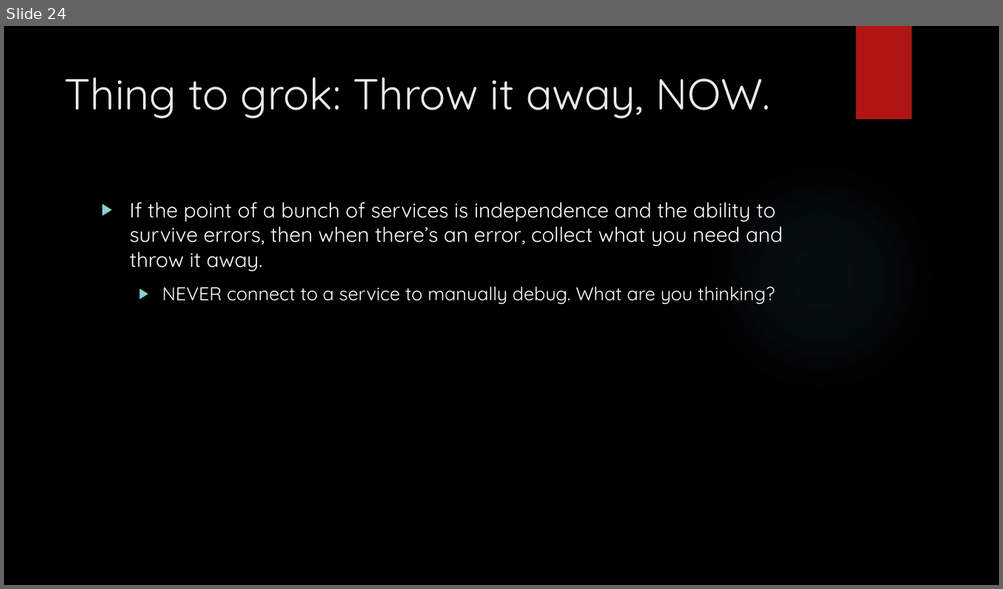
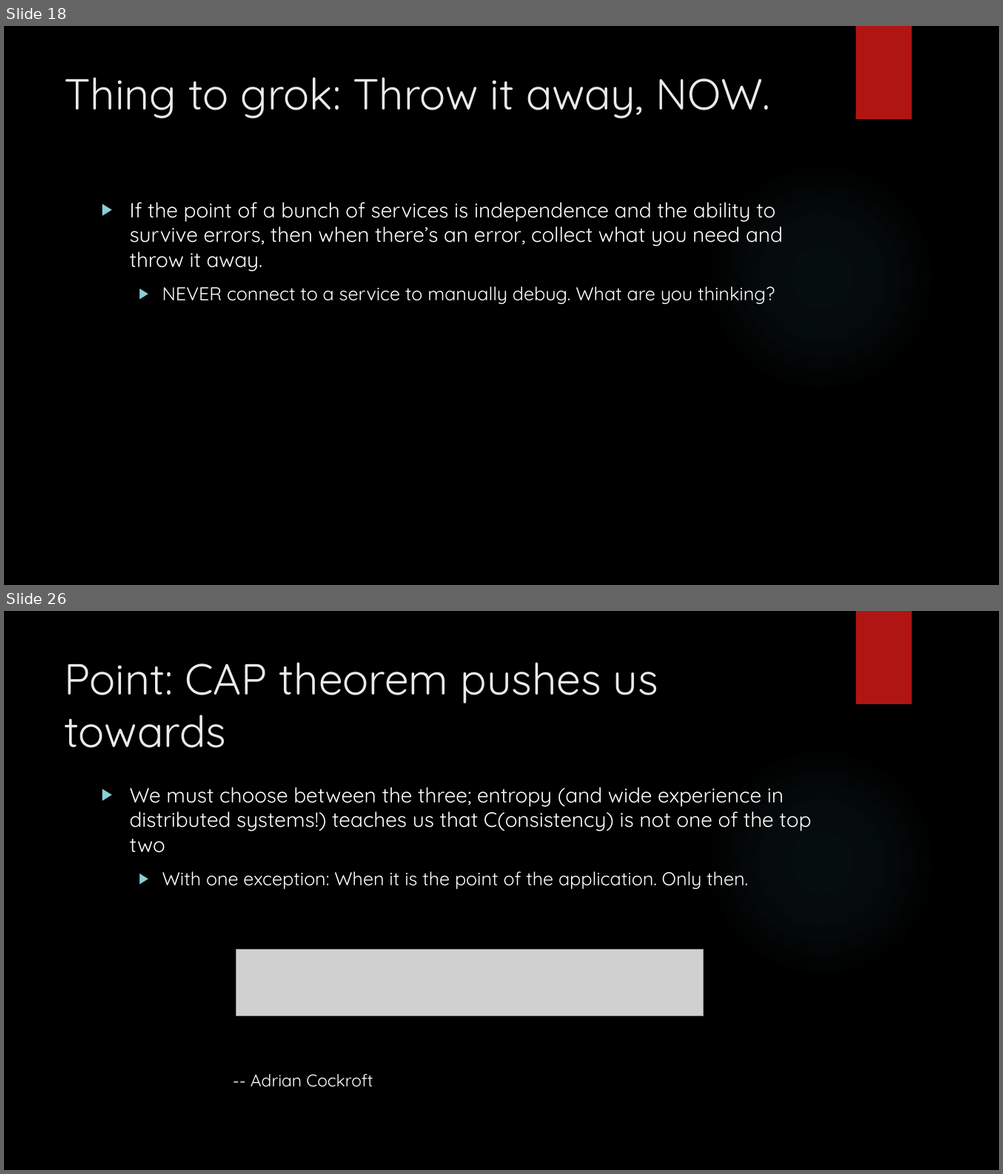
Before and after one commit to arif-aigonix/leap2015, a slide deck: Microservices Overview.pptx. Shown one above the other, each under a label of ours: slide 24 before the commit, slides 18 and 26 after it; the slides between them are not shown. The pictures are 1003x589 and 1003x1174 pixels, drawn with LibreOffice and Linux fonts; fonts in the diff are those of the drawing; grey boxes stand for pictures; background and template pictures are left out. Boxes give left, top, right and bottom in pixels: in the first picture for what was removed or moved away, otherwise in the second. Text is boxed around its words. In the diff, an @@ line names an element or a change of style, - is before the commit and + after.

```diff
--- a/Microservices Overview.pptx
+++ b/Microservices Overview.pptx
@@ slide 26 added at bbox=[4, 611, 999, 1170], background picture (left out); not listed: 2 template elements that a slide beside it also shows @@
@@ title added at bbox=[64, 662, 658, 748], 42 pt, text #EBEBEB @@
+Point: CAP theorem pushes us towards
@@ text added at bbox=[130, 787, 811, 889], 20 pt, text #FFFFFF @@
+▶ We must choose between the three; entropy (and wide experience in distributed systems!) teaches us that C(onsistency) is not one of the top two
+  ▶ With one exception: When it is the point of the application. Only then.
@@ picture added at bbox=[236, 950, 704, 1017] @@
@@ text added at bbox=[250, 1074, 373, 1088], 16.3 pt, text #FFFFFF @@
+-- Adrian Cockroft
@@ what was slide 24 is now slide 18 @@
```
Also in this commit, not shown: 1 slide changed, 11 other slides added, 1 slide removed, 4 other files.
